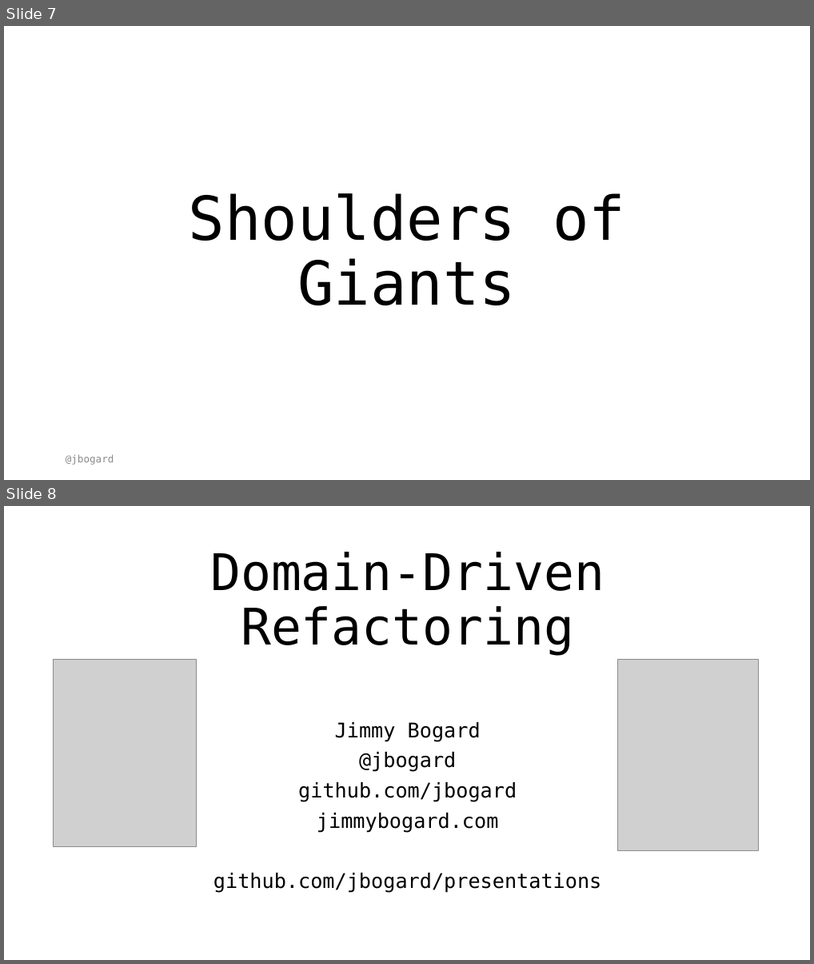
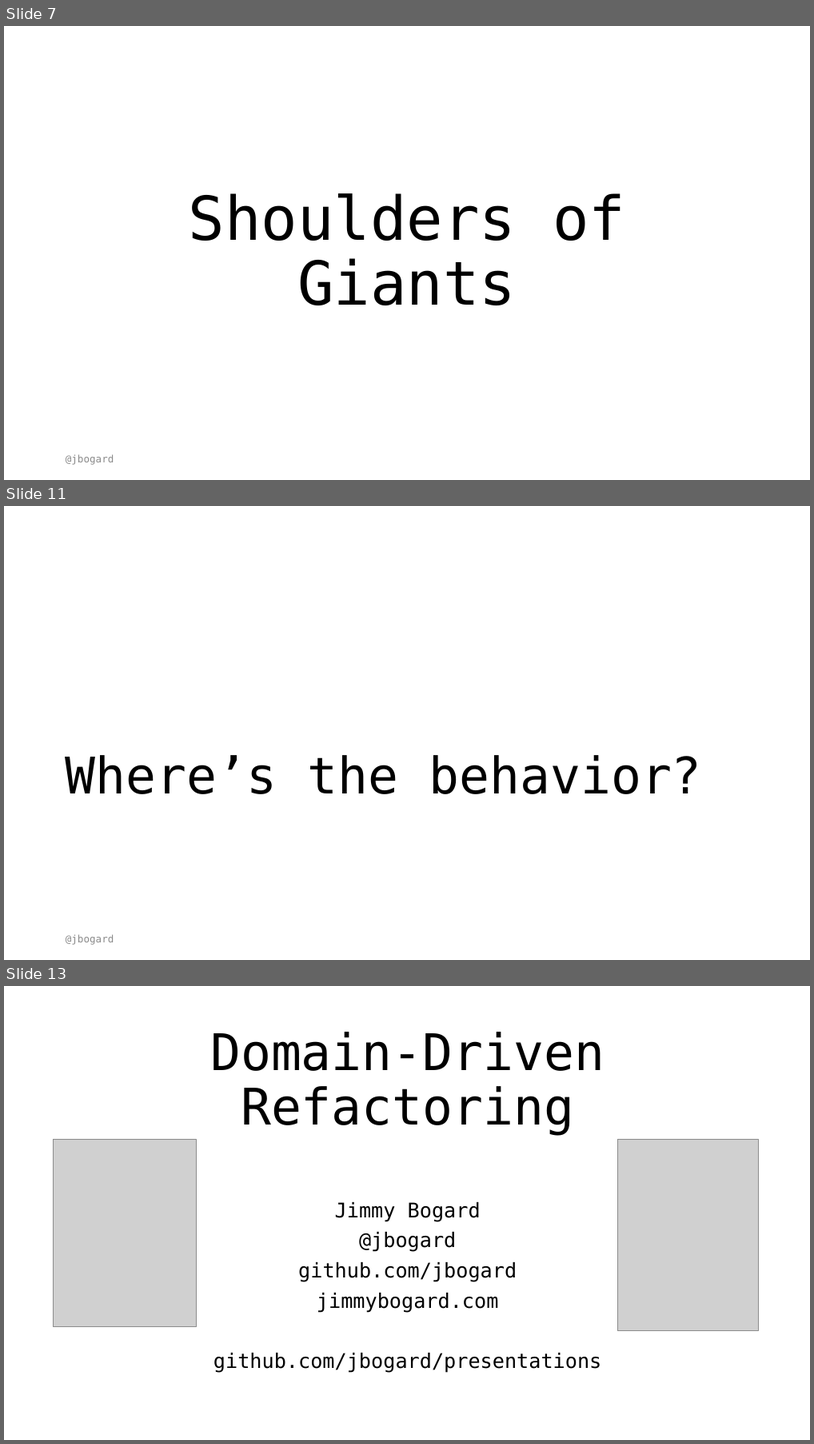
Before and after one commit to jbogard/presentations, a slide deck: DomainDrivenRefactoring/DomainDrivenRefactoring.pptx. Shown one above the other, each under a label of ours: slides 7 and 8 before the commit, slides 7, 11 and 13 after it; the slides between them are not shown. The pictures are 814x964 and 814x1444 pixels, drawn with LibreOffice and Linux fonts; fonts in the diff are those of the drawing; grey boxes stand for pictures. Boxes give left, top, right and bottom in pixels: in the first picture for what was removed or moved away, otherwise in the second. Text is boxed around its words. In the diff, an @@ line names an element or a change of style, - is before the commit and + after.

```diff
--- a/DomainDrivenRefactoring/DomainDrivenRefactoring.pptx
+++ b/DomainDrivenRefactoring/DomainDrivenRefactoring.pptx
@@ slide 11 added at [4, 506, 810, 960], background #FFFFFF @@
@@ title added at [65, 755, 702, 794], 60 pt, text #000000 @@
+Where’s the behavior?
@@ text added at [66, 934, 114, 944], 12 pt, text #8C8C8C @@
+@jbogard
@@ what was slide 8 is now slide 13 @@
```
Also in this commit, not shown: 2 slides changed, 4 other slides added, 4 other files.
